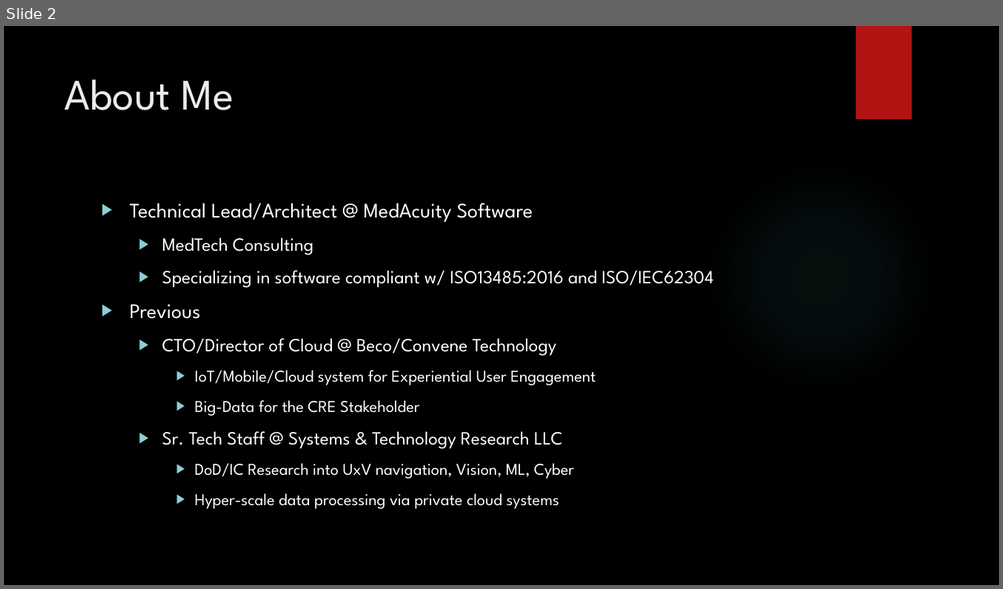
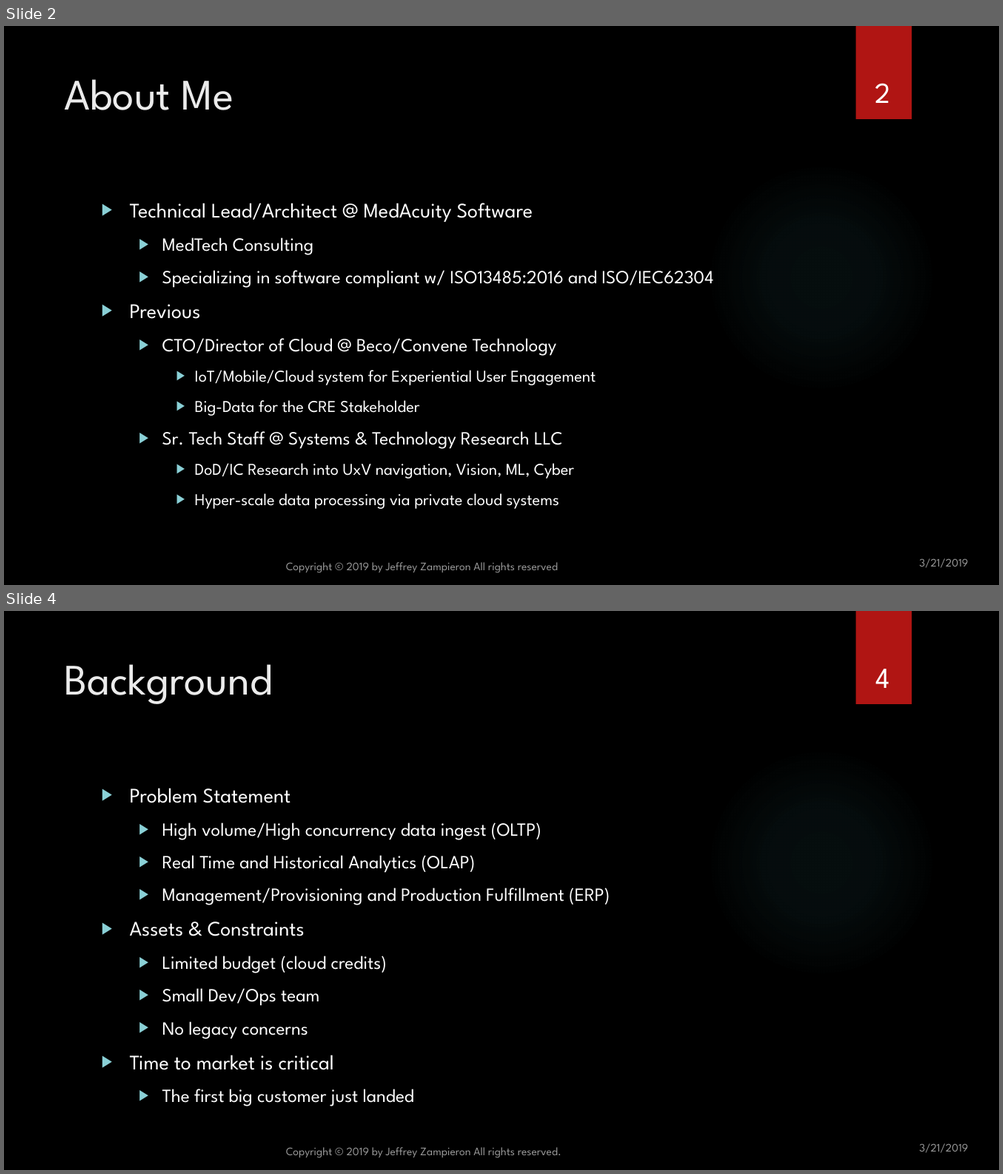
Before and after one commit to jzampieron/pgconf2019, a slide deck: presentation/JZ_PGConf2019.pptx. Shown one above the other, each under a label of ours: slide 2 before the commit, slides 2 and 4 after it; the slides between them are not shown. The pictures are 1003x589 and 1003x1174 pixels, drawn with LibreOffice and Linux fonts; fonts in the diff are those of the drawing; background and template pictures are left out. Boxes give left, top, right and bottom in pixels: in the first picture for what was removed or moved away, otherwise in the second. Text is boxed around its words. In the diff, an @@ line names an element or a change of style, - is before the commit and + after.

```diff
--- a/presentation/JZ_PGConf2019.pptx
+++ b/presentation/JZ_PGConf2019.pptx
@@ slide 4 added at (4, 611, 999, 1170), background picture (left out); not listed: 2 template elements that a slide beside it also shows @@
@@ title added at (64, 664, 272, 704), 42 pt, text #EBEBEB @@
+Background
@@ page number added at (876, 669, 890, 688), 28 pt, text #FFFFFF @@
+4
@@ text added at (130, 788, 609, 1107), 18 pt, text #FFFFFF @@
+▶ Problem Statement
+  ▶ High volume/High concurrency data ingest (OLTP)
+  ▶ Real Time and Historical Analytics (OLAP)
+  ▶ Management/Provisioning and Production Fulfillment (ERP)
+▶ Assets & Constraints
+  ▶ Limited budget (cloud credits)
+  ▶ Small Dev/Ops team
+  ▶ No legacy concerns
+▶ Time to market is critical
+  ▶ The first big customer just landed
@@ text added at (286, 1147, 561, 1159), 11 pt, text #FFFFFF at 60% opacity @@
+Copyright © 2019 by Jeffrey Zampieron All rights reserved.
@@ text added at (919, 1144, 967, 1153), 11 pt, text #FFFFFF at 60% opacity @@
+3/21/2019
@@ slide 2 changed as well @@
@@ page number added at (875, 83, 891, 103), 28 pt, text #FFFFFF @@
+2
@@ text added at (286, 562, 558, 574), 11 pt, text #FFFFFF at 60% opacity @@
+Copyright © 2019 by Jeffrey Zampieron All rights reserved
@@ text added at (919, 559, 967, 568), 11 pt, text #FFFFFF at 60% opacity @@
+3/21/2019
```
Also in this commit, not shown: 2 other slides changed, 17 other slides added, 1 slide removed.
